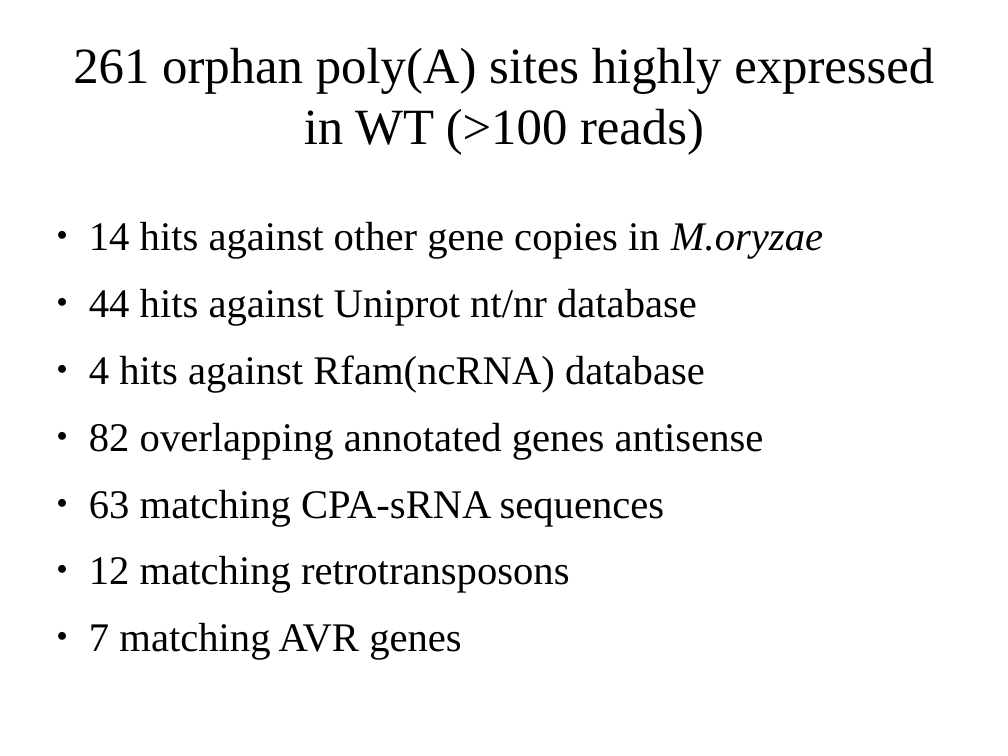
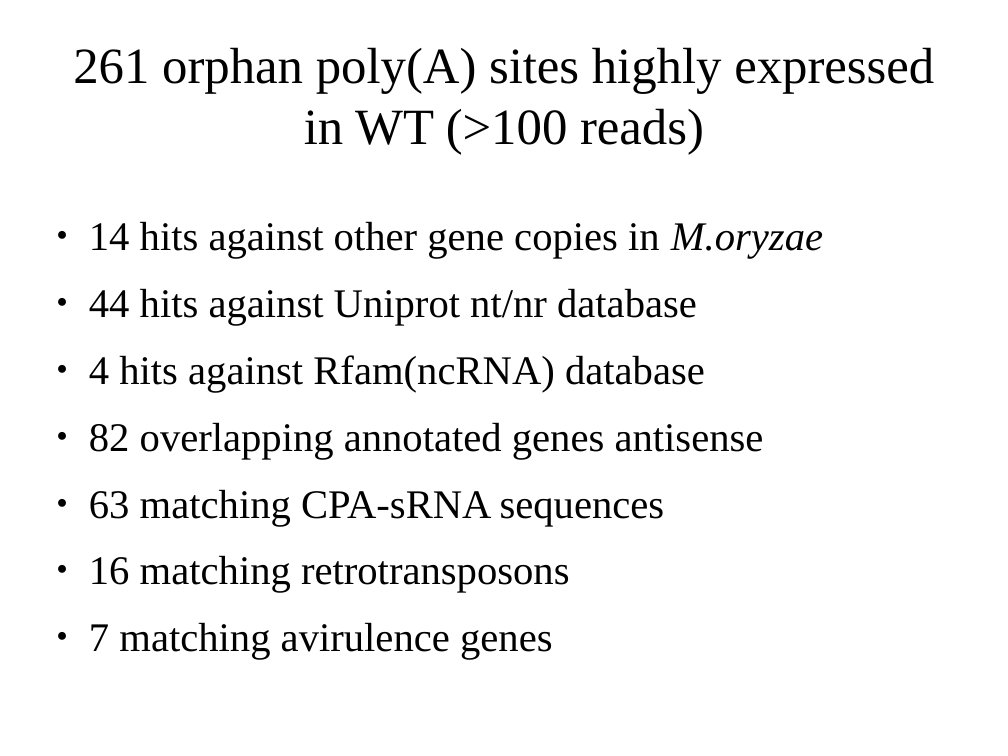
Before and after one commit to wilkinsonlab/m-oryzae-polya, a slide deck: slide 17 of doc/oryzae_presentation.odp. Drawn at 1008x756 pixels with LibreOffice and Linux fonts; fonts in the diff are those of the drawing. Boxes give left, top, right and bottom in pixels: in the first picture for what was removed or moved away, otherwise in the second. Text is boxed around its words. In the diff, an @@ line names an element or a change of style, - is before the commit and + after.

```diff
--- a/doc/oryzae_presentation.odp
+++ b/doc/oryzae_presentation.odp
@@ text at (89,555,570,659): text changed @@
-● 12 matching retrotransposons
-● 7 matching AVR genes
+● 16 matching retrotransposons
+● 7 matching avirulence genes
```
Also in this commit, not shown: 3 other slides changed, 10 other files.
